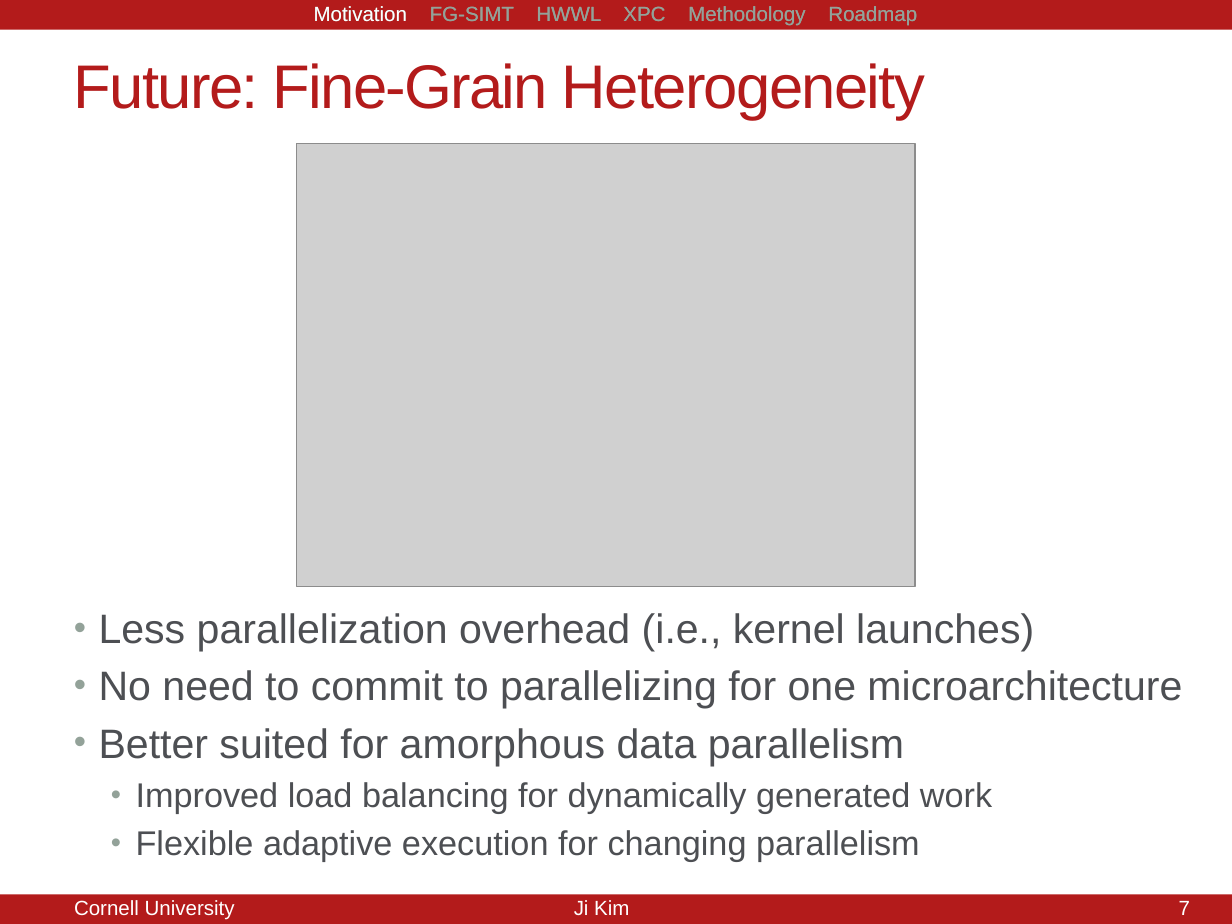
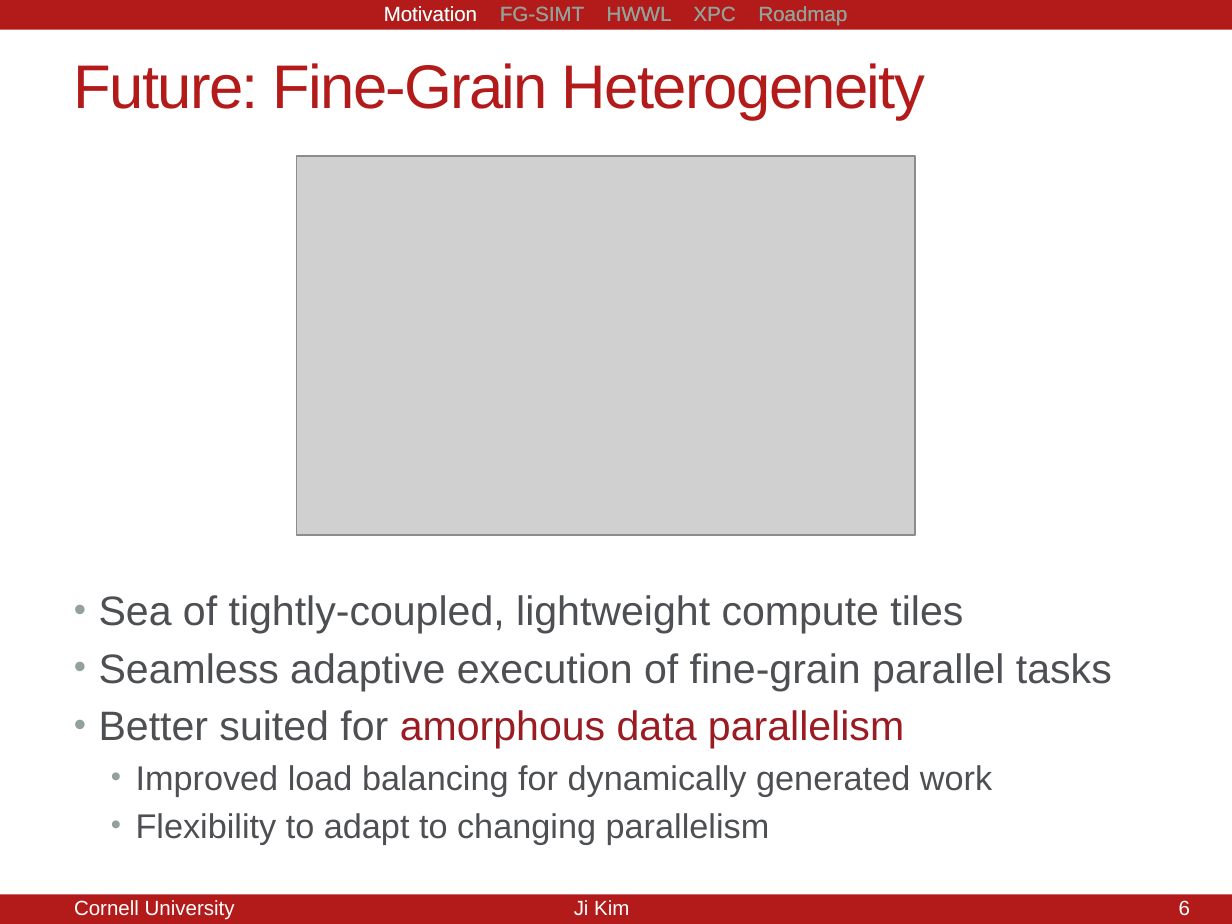
Before and after one commit to jyk46/presentation-csl-aexam, a slide deck: slide 6 of a-exam-10082014.pptx (slide 7 before the commit). Drawn at 1232x924 pixels with LibreOffice and Linux fonts; fonts in the diff are those of the drawing; grey boxes stand for pictures. Boxes give left, top, right and bottom in pixels: in the first picture for what was removed or moved away, otherwise in the second. Text is boxed around its words. In the diff, an @@ line names an element or a change of style, - is before the commit and + after.

```diff
--- a/a-exam-10082014.pptx
+++ b/a-exam-10082014.pptx
@@ text at <box>0,0,1232,32</box>: text changed @@
-Motivation FG-SIMT HWWL XPC Methodology Roadmap
+Motivation FG-SIMT HWWL XPC Roadmap
@@ text at <box>384,6,847,26</box>: text changed @@
-Motivation FG-SIMT HWWL XPC Methodology Roadmap
+Motivation FG-SIMT HWWL XPC Roadmap
@@ picture: place and size @@
-picture at <box>297,144,915,588</box>
+picture at <box>297,156,915,536</box>
@@ text "Sea of tightly-coupled, lightweight compute ...": place and size @@
-text "Sea of tightly-coupled, lightweight compute ..." at <box>99,613,1182,862</box>
+text "Sea of tightly-coupled, lightweight compute ..." at <box>99,595,1112,844</box>
@@ text at <box>99,595,1112,691</box>: text changed @@
-• Less parallelization overhead (i.e., kernel launches)
-• No need to commit to parallelizing for one microarchitecture
+• Sea of tightly-coupled, lightweight compute tiles
+• Seamless adaptive execution of fine-grain parallel tasks
@@ text at <box>99,710,904,749</box>: text colour #4D4F53 to #9A1B22 in "amorphous data parallelism" @@
@@ text at <box>136,813,770,844</box>: text changed @@
-  • Flexible adaptive execution for changing parallelism
+  • Flexibility to adapt to changing parallelism
@@ page number at <box>1145,900,1185,916</box>: text changed @@
-7/21
+6/21
@@ page number at <box>1179,900,1190,916</box>: text changed @@
-7
+6
```
Also in this commit, not shown: 51 other slides changed, 6 slides added, 2 slides removed, 2 other files.
